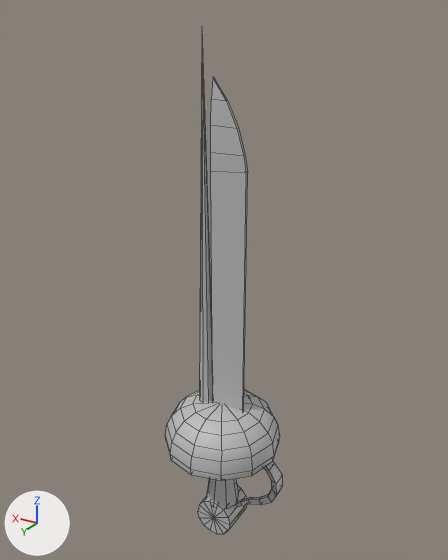
The FBX model Assets/GameStuff/Matt's Stuff/M_Assets/Weapons/Hero/Eye_Sword.fbx, before and after one commit.
Camera for both pictures: a 50 mm camera at (-1.29, 2.13, 1.94) aimed at (0.04, -0.09, 0.83). The lights are fixed; the arrows at lower left show +X, +Y and +Z. Mesh edges are drawn as thin lines. Where no turn or scale is listed for an object, it has been applied to the vertices.

The first picture shows 'Eye_Sword'.
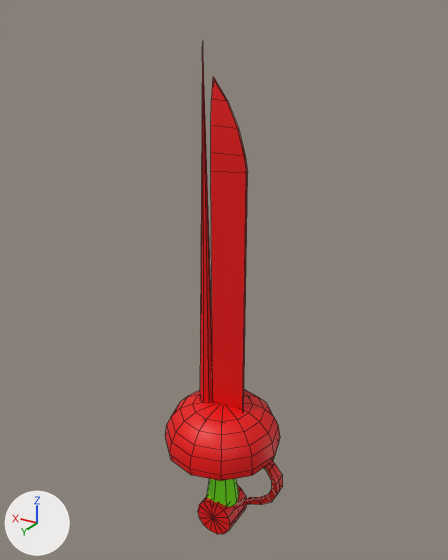
The newer file is also turned or shifted as a whole; pictures and numbers use the older file's frame.

Edits to the bpy script that builds the scene:
```text
Add mat_cloth:
    mat_cloth = principled_material('Cloth')
    mat_cloth.base_color = (0.187, 1.0, 0.0)  # green #78ff00
Add mat_metal:
    mat_metal = principled_material('Metal')
    mat_metal.base_color = (0.814, 0.0, 0.0)  # red #e90000
Change me_mesh:
    used by ob_eye_sword; location = (0.0, -0.036, 0.681)
    remove me_mesh.from_pydata(...)  # 273 vertices, 275 faces; spans x -0.3..0.3, y -0.28..0.28, z -1.22..1.22
    add me_mesh.from_pydata(...)  # 319 vertices, 300 faces; spans x -0.3..0.3, y -0.28..0.29, z -1.22..1.16
    me_mesh part 1
    3 vertices are removed from x -0.05..0.11, y 0.0..0.14, z -0.53..1.22
    77 faces are deleted
    35 vertices are added at x -0.3..0.11, y 0.0..0.15, z -1.12..1.16
    14 new vertices lie (0.0, 0.09, 0.0) away from vertices in x -0.08..0.12, y -0.09, z -1.22..-1.02
    96 new faces join them, mat_metal (red #e90000)
    6 new faces join them, mat_cloth (green #78ff00)
    me_mesh part 2: 140 faces spanning x -0.3..0.3, y -0.28..0.29, z -1.22..1.03 switch from mat_lambert1 (grey #bcbcbc) to mat_metal (red #e90000)
    me_mesh part 3: 58 faces spanning x -0.07..0.11, y -0.09..0.09, z -1.12..-0.55 switch from mat_lambert1 (grey #bcbcbc) to mat_cloth (green #78ff00)
```

Changed parts and their boxes [x1, y1, x2, y2] in the pictures (448 x 560 px; the box of a moved part takes in the faces that stretch with it):
'Eye_Sword', reshaped
    before: [165, 27, 283, 534]
    after: [165, 45, 283, 534]
part 1 of me_mesh, moved or reshaped
    before: [185, 27, 283, 531]
    after: [185, 45, 283, 531]
part 2 of me_mesh, recoloured (grey to red)
    both: [165, 77, 280, 534]
part 3 of me_mesh, recoloured (grey to green)
    both: [207, 479, 239, 507]
